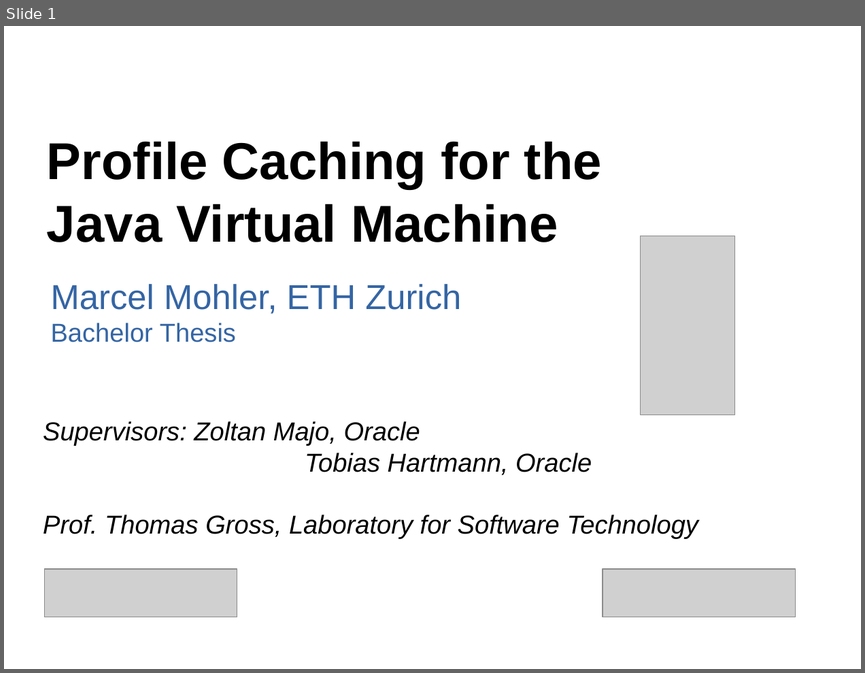
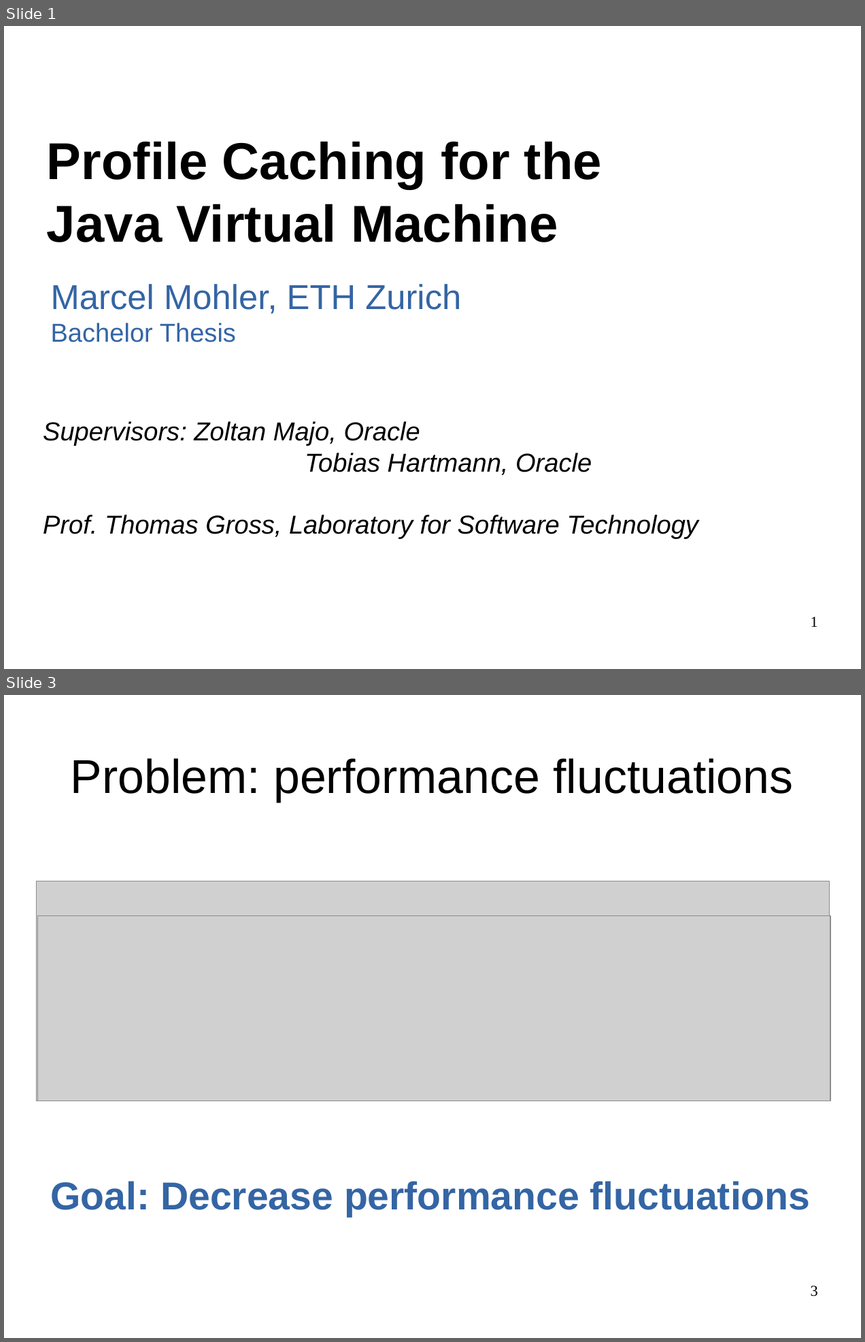
Before and after one commit to mohlerm/hotspot, a slide deck: presentation/profile_caching_mohlerm_presentation.odp. Shown one above the other, each under a label of ours: slide 1 before the commit, slides 1 and 3 after it; the slides between them are not shown. The pictures are 865x673 and 865x1342 pixels, drawn with LibreOffice and Linux fonts; fonts in the diff are those of the drawing; grey boxes stand for pictures. Boxes give left, top, right and bottom in pixels: in the first picture for what was removed or moved away, otherwise in the second. Text is boxed around its words. In the diff, an @@ line names an element or a change of style, - is before the commit and + after.

```diff
--- a/presentation/profile_caching_mohlerm_presentation.odp
+++ b/presentation/profile_caching_mohlerm_presentation.odp
@@ slide 3 added at [4, 695, 861, 1338], background #FFFFFF @@
@@ title added at [71, 758, 793, 802], 44 pt, text #000000 @@
+Problem: performance fluctuations
@@ picture added at [37, 881, 830, 1101] @@
@@ picture added at [37, 881, 828, 1101] @@
@@ picture added at [37, 916, 830, 1101] @@
@@ picture added at [37, 916, 830, 1101] @@
@@ text added at [50, 1181, 810, 1217], 36 pt, text #3465A4, bold @@
+Goal: Decrease performance fluctuations
@@ page number added at [810, 1285, 818, 1296], 14 pt, text #000000 @@
+3
@@ slide 1 changed as well @@
@@ picture removed at [640, 236, 735, 415] @@
@@ picture removed at [44, 569, 237, 617] @@
@@ picture removed at [602, 569, 796, 617] @@
@@ page number added at [810, 616, 818, 626], 14 pt, text #000000 @@
+1
```
Also in this commit, not shown: 9 other slides changed, 11 other slides added, 7 slides removed, 37 other files.
